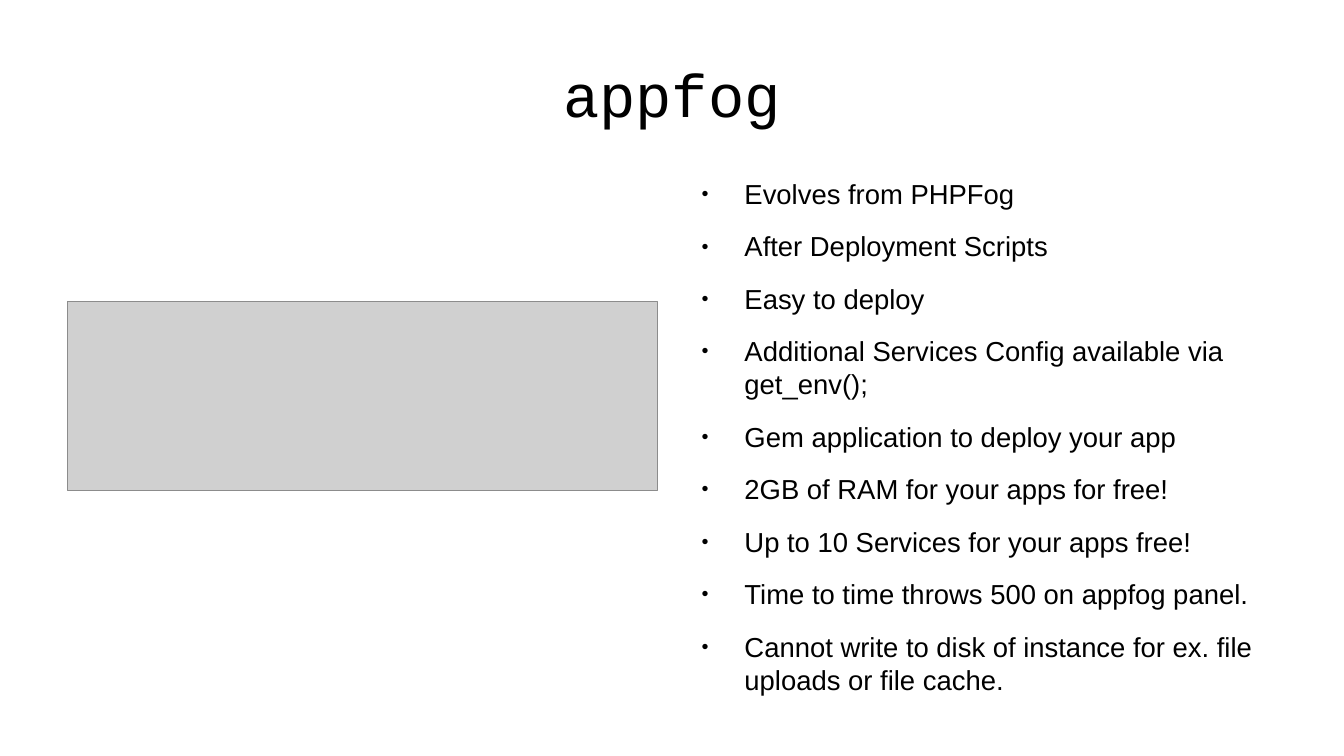
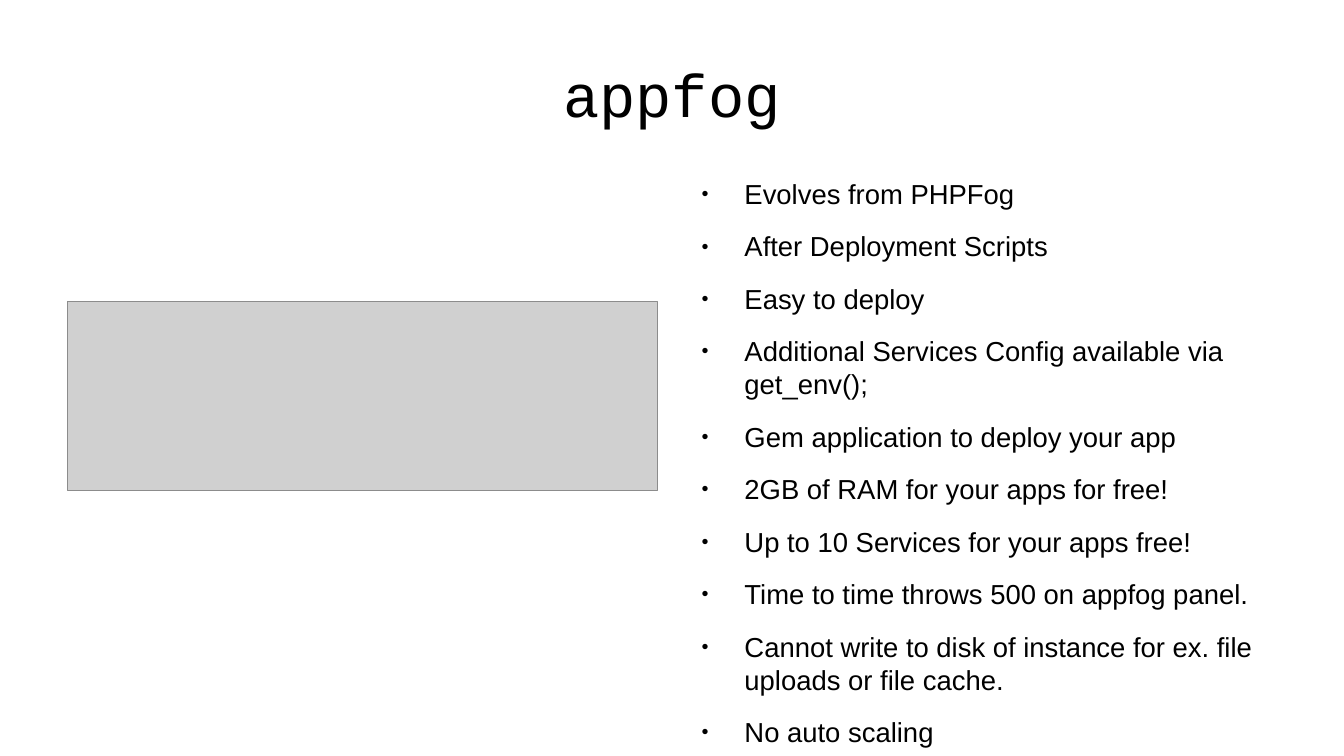
Before and after one commit to emgiezet/meetphp-8, a slide deck: slide 7 of presentation/presentation.odp. Drawn at 1344x756 pixels with LibreOffice and Linux fonts; fonts in the diff are those of the drawing; grey boxes stand for pictures; background and template pictures are left out. Boxes give left, top, right and bottom in pixels: in the first picture for what was removed or moved away, otherwise in the second. Text is boxed around its words. In the diff, an @@ line names an element or a change of style, - is before the commit and + after.

```diff
--- a/presentation/presentation.odp
+++ b/presentation/presentation.odp
@@ text at [744,722,933,748]: paragraph added @@
+● No auto scaling
```
Also in this commit, not shown: 5 other slides changed, 4 slides added, 3 slides removed, 4 other files.
